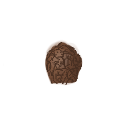
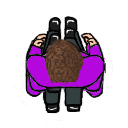
Layer changes from the first 128 x 128 image to the second:
painted on "haj" over [24, 36, 84, 86]
added layer "color" (multiply) above "Rétegcsoport" over [26, 43, 106, 97]
added group "Rétegcsoport" with 11 layers over [14, 10, 113, 128]
showed "Eldobott tároló #10", moved it into group "Rétegcsoport" over [14, 31, 113, 113]
showed "Eldobott tároló #9", moved it into group "Rétegcsoport" over [25, 16, 104, 118]
showed "Eldobott tároló #8", moved it into group "Rétegcsoport" over [25, 26, 105, 118]
showed "Eldobott tároló #7", moved it into group "Rétegcsoport" over [14, 34, 113, 106]
showed "Eldobott tároló #6", moved it into group "Rétegcsoport" over [23, 35, 113, 121]
showed "Eldobott tároló #5", moved it into group "Rétegcsoport" over [24, 25, 111, 121]
showed "Eldobott tároló #4", moved it into group "Rétegcsoport" over [24, 25, 111, 121]
showed "Eldobott tároló #3", moved it into group "Rétegcsoport" over [14, 10, 112, 128]
showed "Eldobott tároló #2", moved it into group "Rétegcsoport" over [25, 23, 104, 118]
showed "Eldobott tároló #1", moved it into group "Rétegcsoport" over [22, 28, 111, 113]
showed "Eldobott tároló", moved it into group "Rétegcsoport" over [19, 40, 106, 105]
